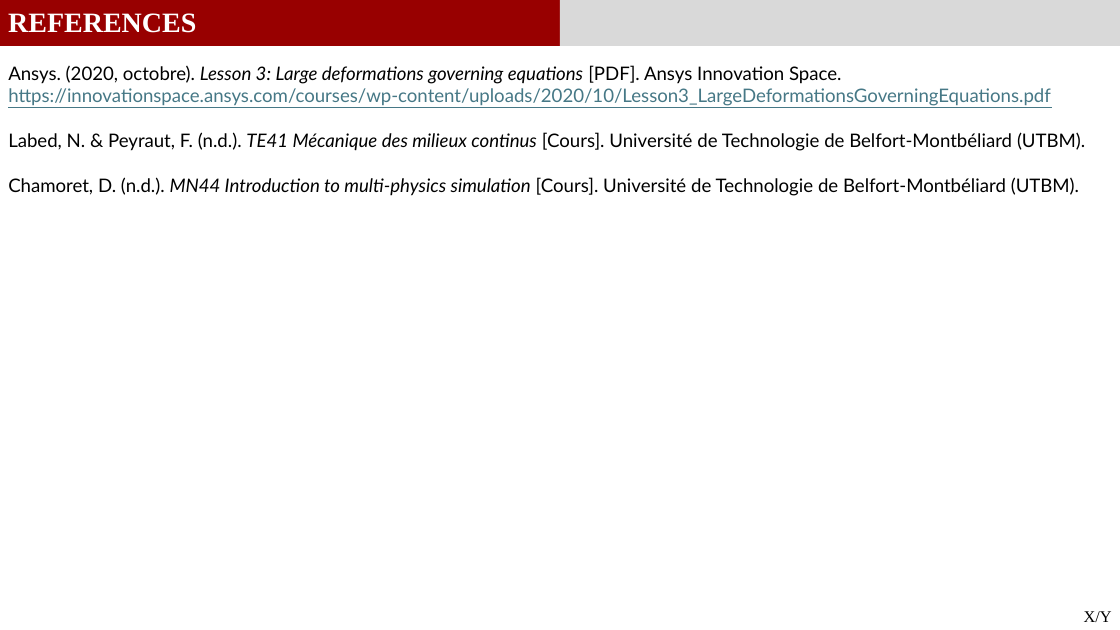
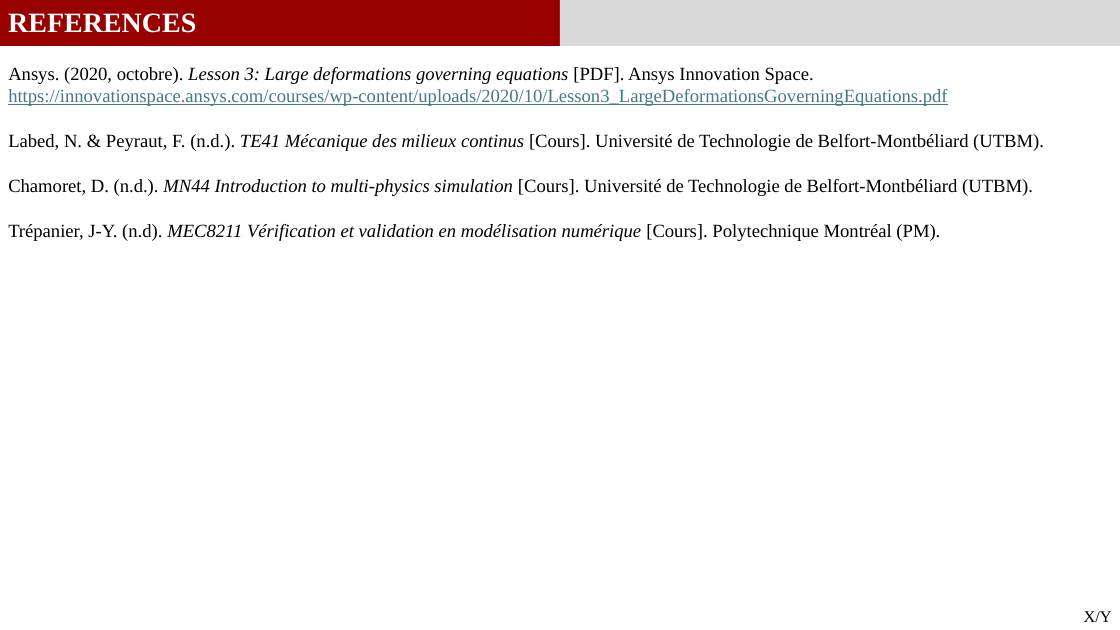
Before and after one commit to GauthierBRUNEL/MEC8211_projet, a slide deck: slide 12 of 03_Rapport/Rapport_Projet.pptx (slide 9 before the commit). Drawn at 1120x630 pixels with LibreOffice and Linux fonts; fonts in the diff are those of the drawing. Boxes give left, top, right and bottom in pixels: in the first picture for what was removed or moved away, otherwise in the second. Text is boxed around its words. In the diff, an @@ line names an element or a change of style, - is before the commit and + after.

```diff
--- a/03_Rapport/Rapport_Projet.pptx
+++ b/03_Rapport/Rapport_Projet.pptx
@@ text at (8,67,1044,196): font Lato to Times New Roman in "Ansys. (2020, octobre). Lesson 3: Large deformations ...", "Labed, N. & Peyraut, F. (n.d.). TE41 ...", "Chamoret, D. (n.d.). MN44 Introduction to multi-physics ..." @@
@@ text at (8,224,940,241): paragraph added @@
+Trépanier, J-Y. (n.d). MEC8211 Vérification et validation en modélisation numérique [Cours]. Polytechnique Montréal (PM).
```
Also in this commit, not shown: 5 other slides changed, 3 slides added, 1 other file.
